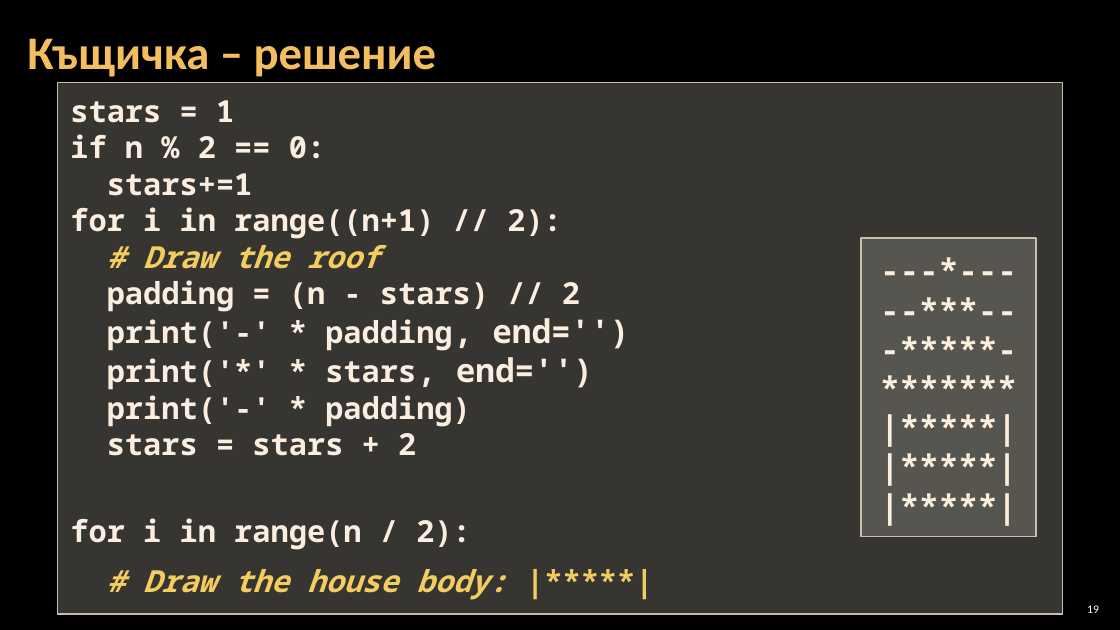
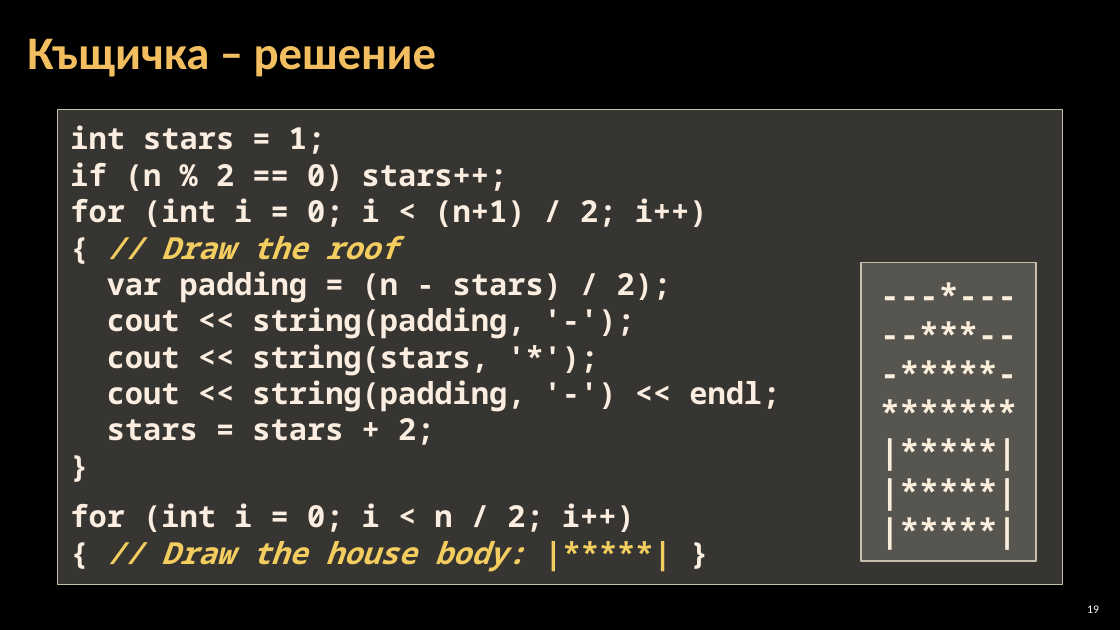
Before and after one commit to Software-University/C-plus-plus, a slide deck: slide 19 of 6. Drawing-with-Loops/6. Drawing-with-Loops.pptx. Drawn at 1120x630 pixels with LibreOffice and Linux fonts; fonts in the diff are those of the drawing; background and template pictures are left out. Boxes give left, top, right and bottom in pixels: in the first picture for what was removed or moved away, otherwise in the second. Text is boxed around its words. In the diff, an @@ line names an element or a change of style, - is before the commit and + after.

```diff
--- a/6. Drawing-with-Loops/6. Drawing-with-Loops.pptx
+++ b/6. Drawing-with-Loops/6. Drawing-with-Loops.pptx
@@ rectangle "int stars = 1;": place and size @@
-rectangle "int stars = 1;" at <box>57,82,1063,614</box>
+rectangle "int stars = 1;" at <box>57,110,1063,586</box>
@@ text in rectangle at <box>70,125,780,572</box>: text changed @@
-stars = 1
-if n % 2 == 0:
-stars+=1
-for i in range((n+1) // 2):
-# Draw the roof
-padding = (n - stars) // 2
-print('-' * padding, end='')
-print('*' * stars, end='')
-print('-' * padding)
-stars = stars + 2
-for i in range(n / 2):
-# Draw the house body: |*****|
+int stars = 1;
+if (n % 2 == 0) stars++;
+for (int i = 0; i < (n+1) / 2; i++)
+{ // Draw the roof
+var padding = (n - stars) / 2);
+cout << string(padding, '-');
+cout << string(stars, '*');
+cout << string(padding, '-') << endl;
+stars = stars + 2;
+}
+for (int i = 0; i < n / 2; i++)
+{ // Draw the house body: |*****| }
@@ rectangle "---*---": place and size @@
-rectangle "---*---" at <box>861,238,1036,537</box>
+rectangle "---*---" at <box>861,262,1036,561</box>
```
Also in this commit, not shown: 15 other slides changed.
